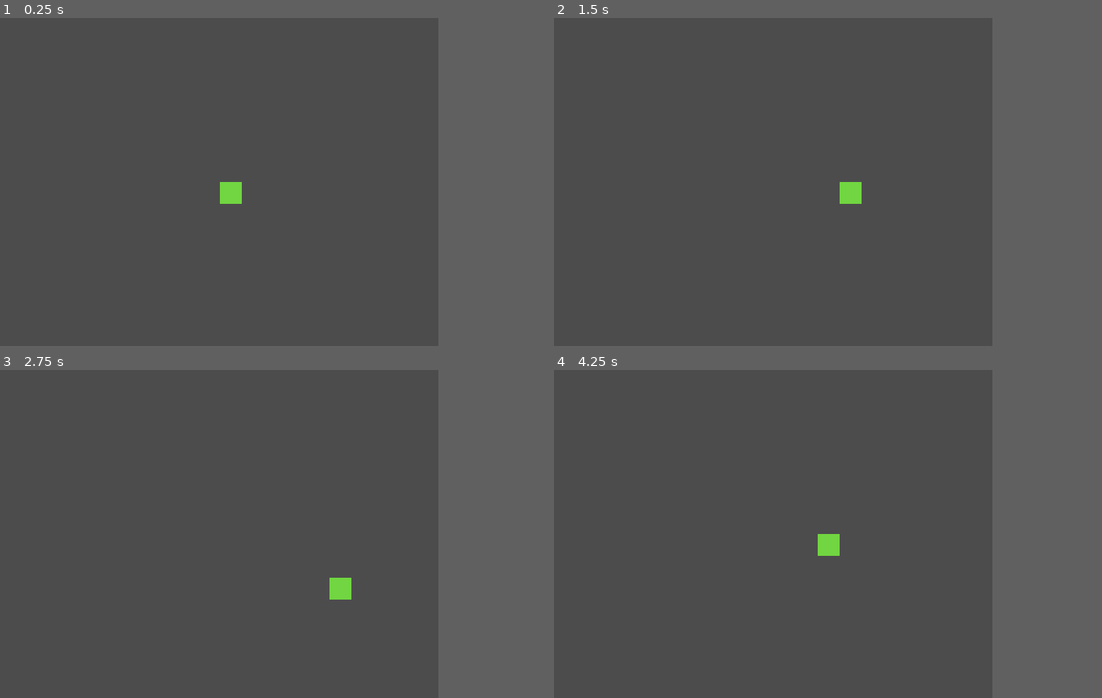
Above: before the commit, frames 1-4 (two rows, left to right).
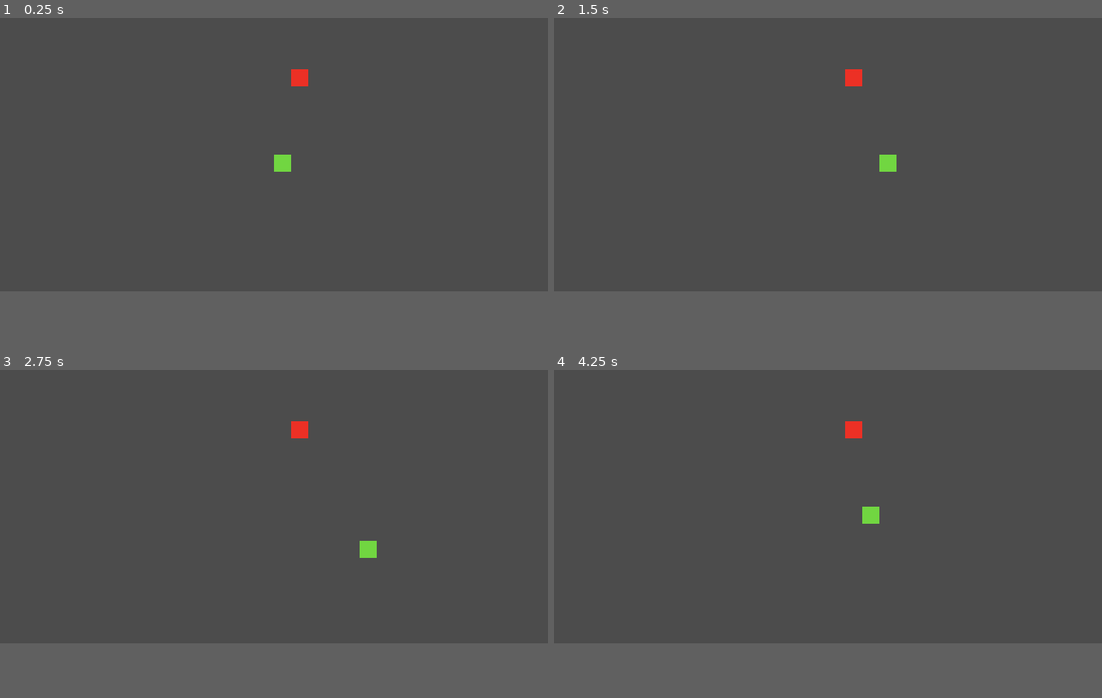
Above: after the commit, the same moments.

Repository: Jefferson023/cobra_game
Game: Godot game, scene res://game.tscn
Same seed, same stepped clock (60 frames per second), same inputs: the game is played once before the commit and once after it.
Inputs:
- Up to frame 1 (0.25 s): no input
- Up to frame 2 (1.5 s): tap Enter at 0.5 s; hold D (ui_right) 0.53-1.28 s; tap Space at 1.25 s; hold S (ui_down) from 1.28 s (still down)
- Up to frame 3 (2.75 s): release S (ui_down) at 2.03 s; hold D (ui_right) from 2.03 s (still down)
- Up to frame 4 (4.25 s): release D (ui_right) at 2.78 s; hold W (ui_up) 2.78-3.53 s; hold A (ui_left) from 3.53 s (still down)
In our replay, the window is 640x480 before the commit and 800x400 after it. These sizes can differ from the game's own. Grey fills any space a smaller window leaves; there, only what the larger window draws over its background counts as a difference.

The runs differ from the first frame. In frame 1, 0.6% of the frame differs, in the area x 40-57%, y 15-57%; in frame 2, 0.6%; in frame 3, 0.6%; in frame 4, 0.6%.

Commit message:
comida e colisão com comida prontos

Diff:
--- a/cobra.gd
+++ /dev/null
@@ -1,6 +0,0 @@
-extends Node2D
-
-func _ready():
-	pass
-#func _process(delta):
-#	pass
--- /dev/null
+++ b/food.tscn
@@ -0,0 +1,14 @@
+[gd_scene load_steps=3 format=2]
+
+[ext_resource path="res://sprites/comida.png" type="Texture" id=2]
+
+[sub_resource type="RectangleShape2D" id=1]
+
+[node name="food" type="Area2D"]
+
+[node name="food_sprite" type="Sprite" parent="."]
+texture = ExtResource( 2 )
+
+[node name="CollisionShape2D" type="CollisionShape2D" parent="."]
+scale = Vector2( 1.5, 1.5 )
+shape = SubResource( 1 )
--- a/game.tscn
+++ b/game.tscn
@@ -1,28 +1,30 @@
-[gd_scene load_steps=5 format=2]
+[gd_scene load_steps=6 format=2]
 
-[ext_resource path="res://cobra.gd" type="Script" id=1]
+[ext_resource path="res://scripts/snake.gd" type="Script" id=1]
 [ext_resource path="res://sprites/cobra.png" type="Texture" id=2]
-[ext_resource path="res://cabeca_cobra.gd" type="Script" id=3]
+[ext_resource path="res://scripts/head_snake.gd" type="Script" id=3]
+[ext_resource path="res://scripts/game.gd" type="Script" id=4]
 
 [sub_resource type="RectangleShape2D" id=1]
 
 [node name="game" type="Node2D"]
+script = ExtResource( 4 )
 
-[node name="cobra" type="Node2D" parent="."]
+[node name="snake" type="Node2D" parent="."]
 script = ExtResource( 1 )
 
-[node name="cabeca_cobra" type="KinematicBody2D" parent="cobra"]
+[node name="head" type="Area2D" parent="snake"]
 script = ExtResource( 3 )
 
-[node name="CollisionShape2D" type="CollisionShape2D" parent="cobra/cabeca_cobra"]
+[node name="snake_sprite" type="Sprite" parent="snake/head"]
+texture = ExtResource( 2 )
+
+[node name="CollisionShape2D" type="CollisionShape2D" parent="snake/head"]
 scale = Vector2( 1.5, 1.5 )
 shape = SubResource( 1 )
-
-[node name="cobra_sprite" type="Sprite" parent="cobra/cabeca_cobra"]
-position = Vector2( 1, 0 )
-texture = ExtResource( 2 )
 
 [node name="Timer" type="Timer" parent="."]
 wait_time = 0.326
 autostart = true
-[connection signal="timeout" from="Timer" to="cobra/cabeca_cobra" method="_on_Timer_timeout"]
+[connection signal="area_shape_entered" from="snake/head" to="." method="_on_head_area_shape_entered"]
+[connection signal="timeout" from="Timer" to="snake/head" method="_on_Timer_timeout"]
--- a/project.godot
+++ b/project.godot
@@ -20,8 +20,7 @@
 
 [display]
 
-window/size/width=640
-window/size/height=480
+window/size/height=512
 
 [input]
 
@@ -86,6 +85,11 @@
 "events": [  ]
 }
 
+[layer_names]
+
+2d_render/layer_1=true
+2d_physics/layer_1=true
+
 [rendering]
 
 quality/driver/driver_name="GLES2"
--- /dev/null
+++ b/scripts/food.gd
@@ -0,0 +1,4 @@
+extends Area2D
+
+func _ready():
+	pass # Replace with function body.
--- /dev/null
+++ b/scripts/game.gd
@@ -0,0 +1,30 @@
+extends Node2D
+
+const food_scene = preload("res://food.tscn")
+var food = null
+var rng = RandomNumberGenerator.new()
+
+func _ready():
+	erase_and_show_food()
+
+func erase_and_show_food():
+	if (food != null):
+		food.free()
+	food = food_scene.instance()
+	food.position = select_random_position_food()
+	add_child(food)
+
+func select_random_position_food():
+	rng.randomize()
+	var snake = get_child(0)
+	var free_columns = snake.get_free_columns()
+	var free_rows = snake.get_free_rows()
+	var x = free_columns[rng.randi_range(0, free_columns.size()-1)]
+	var y = free_rows[rng.randi_range(0, free_rows.size()-1)]
+	return snake.get_cell_pos(x, y)
+
+func _on_head_area_shape_entered(area_id, area, area_shape, self_shape):
+	if (food.get_instance_id() == area_id):
+		erase_and_show_food()
+	else:
+		print("colidiu com o corpo")
--- a/cabeca_cobra.gd
+++ b/scripts/head_snake.gd
@@ -1,4 +1,4 @@
-extends KinematicBody2D
+extends Area2D
 
 var n_rows = 0
 var n_cols = 0
@@ -6,11 +6,12 @@
 var cell_height = 0
 var direction = Vector2.ZERO
 var cell_pos = null
+var delta2 = 0
 
 func _ready():
 	var viewport = get_viewport_rect()
-	cell_width = $cobra_sprite.texture.get_width()
-	cell_height = $cobra_sprite.texture.get_height()
+	cell_width = $snake_sprite.texture.get_width()
+	cell_height = $snake_sprite.texture.get_height()
 	n_rows = ceil(viewport.size.y/cell_height)
 	n_cols = ceil(viewport.size.x/cell_width)
 	cell_pos = Vector2(n_cols/2, n_rows/2)
@@ -21,6 +22,12 @@
 	var y = cell.y
 	return Vector2(x*cell_width + (cell_width/2), y*cell_height + (cell_height/2))
 
+func get_max_rows():
+	return n_rows
+
+func get_max_columns():
+	return n_cols
+
 func _process(delta):
 	if (Input.is_action_just_pressed("ui_up")):
 		direction = Vector2.UP
@@ -30,7 +37,7 @@
 		direction = Vector2.LEFT
 	elif (Input.is_action_just_pressed("ui_right")):
 		direction = Vector2.RIGHT
-
+	var delta2 = delta
 
 func _on_Timer_timeout():
 	if (cell_pos.x < 0):
@@ -46,5 +53,4 @@
 		cell_pos.y = 0
 
 	cell_pos += direction
-	print(cell_pos)
 	position = get_cell_pos(cell_pos)
--- /dev/null
+++ b/scripts/snake.gd
@@ -0,0 +1,34 @@
+extends Node2D
+
+func _ready():
+	pass
+
+func get_free_columns():
+	var head = get_child(0)
+	var max_columns = head.get_max_columns()
+	var free_columns = []
+
+	if (get_child_count() == 1):
+		for column in range(0, max_columns):
+			if (column != max_columns/2):
+				free_columns.append(column)
+	return free_columns
+
+func get_free_rows():
+	var head = get_child(0)
+	var max_rows = head.get_max_rows()
+	var free_rows = []
+
+	#adicionar condição caso tenha mais de uma parte da cobra
+	if (get_child_count() == 1):
+		for row in range(0, max_rows):
+			if (row != max_rows/2):
+				free_rows.append(row)
+
+	return free_rows
+
+func get_cell_pos(x, y):
+	var head = get_child(0)
+	return head.get_cell_pos(Vector2(x, y))
+#func _process(delta):
+#	pass
Not shown, added: sprites/New Piskel-1.png.png.import
